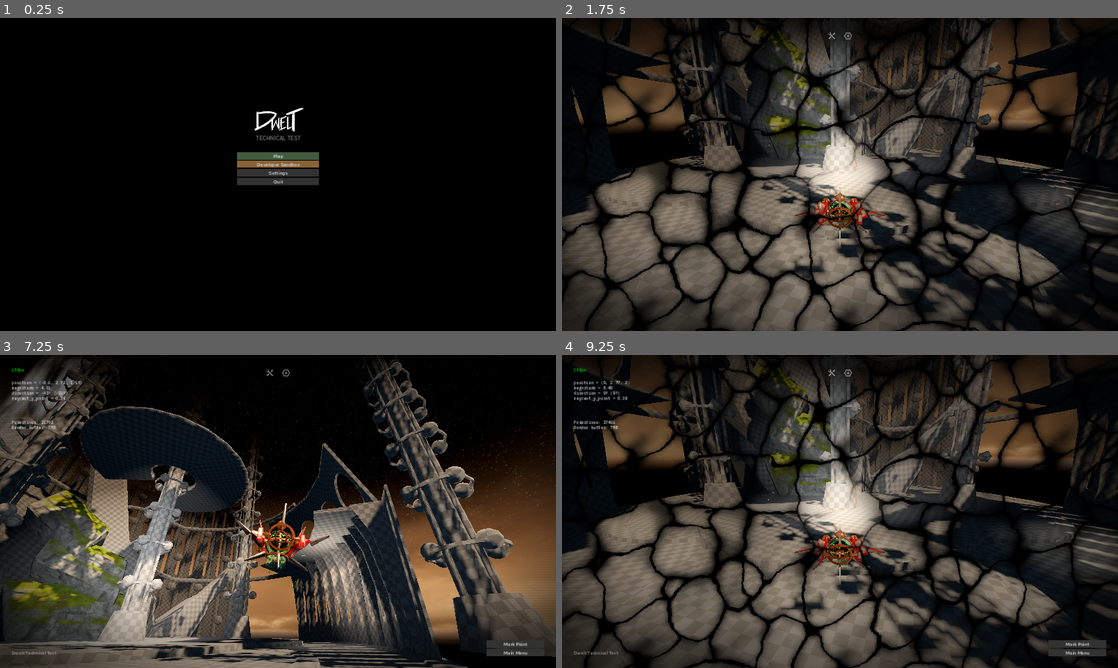
Above: before the commit, frames 1-4 (two rows, left to right).
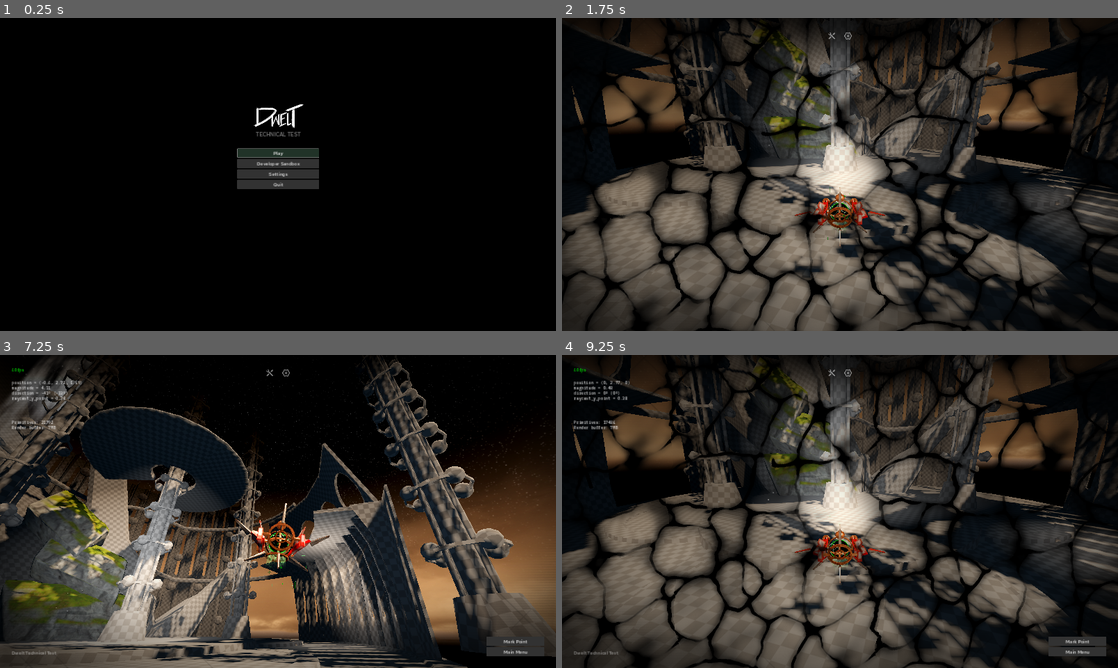
Above: after the commit, the same moments.

Repository: slyllama/dwelt-learn
Game: Godot game, scene res://lib/loading/loading.tscn
Two runs of this game, one before a commit and one after it. Both use one fixed random seed, a clock stepped at 60 frames per second and the inputs below.
Inputs (mouse positions are in pixels of both pictures, inside the frame that each line leads up to):
- Up to frame 1 (0.25 s): no input
- Up to frame 2 (1.75 s): click "Play" at 0.5 s; click (834, 36) at 1.25 s
- Up to frame 3 (7.25 s): tap Enter at 2 s; move the mouse to (400, 495) at 2.02 s; press the mouse at (400, 495) at 2.03 s; hold D (strafe_right) 2.03-2.75 s; release the mouse at (400, 495) at 2.75 s; drag from (166, 527) to (250, 574) at 2.77 s; move the mouse to (333, 442) at 3.52 s; hold D (strafe_right) 3.53-4.25 s; hold Right mouse button (right_click) 3.53-4.25 s; click (333, 442) at 3.67 s; drag from (250, 574) to (111, 464) at 4.27 s; move the mouse to (444, 558) at 5.02 s; hold A (strafe_left) 5.03-5.75 s; tap Mouse wheel down (zoom_out) at 5.1 s; click (444, 558) at 5.17 s; tap F3 (debug_action) at 5.65 s; drag from (111, 464) to (194, 433) at 5.77 s; move the mouse to (305, 511) at 6.52 s; hold S (move_back) from 6.53 s (still down); tap F (interact) at 6.6 s; click (305, 511) at 6.67 s; tap F2 (toggle_debug) at 7.15 s
- Up to frame 4 (9.25 s): release S (move_back) at 7.25 s; click "Main Menu" at 7.25 s; click "Play" at 8 s; click "Mark Point" at 8.75 s

The runs differ from the first frame. In frame 1, 1.7% of the frame differs, in the area x 42-58%, y 27-55%; in frame 2, 1.2%; in frame 3, 0.1%; in frame 4, 1.6%.

Commit message:
Fixes from UI changes

Diff:
--- a/generic/debug_theme.tres
+++ b/generic/debug_theme.tres
@@ -3,7 +3,14 @@
 [ext_resource type="FontFile" uid="uid://b1v28gy50d86f" path="res://generic/fonts/red_hat.ttf" id="1_4xjey"]
 
 [sub_resource type="StyleBoxFlat" id="StyleBoxFlat_7bfjb"]
-bg_color = Color(0.26235, 0.353909, 0.254445, 1)
+content_margin_top = 4.0
+content_margin_bottom = 4.0
+bg_color = Color(0.13, 0.2, 0.158, 1)
+border_width_left = 1
+border_width_top = 1
+border_width_right = 1
+border_width_bottom = 1
+border_color = Color(0.533037, 0.533037, 0.533036, 1)
 corner_radius_top_left = 2
 corner_radius_top_right = 2
 corner_radius_bottom_right = 2
@@ -11,9 +18,9 @@
 
 [sub_resource type="StyleBoxFlat" id="StyleBoxFlat_78c76"]
 content_margin_left = 5.0
-content_margin_top = 1.0
+content_margin_top = 4.0
 content_margin_right = 5.0
-content_margin_bottom = 1.0
+content_margin_bottom = 4.0
 bg_color = Color(0.0807833, 0.0807833, 0.0807833, 1)
 corner_radius_top_left = 2
 corner_radius_top_right = 2
@@ -22,9 +29,9 @@
 
 [sub_resource type="StyleBoxFlat" id="StyleBoxFlat_um4et"]
 content_margin_left = 5.0
-content_margin_top = 1.0
+content_margin_top = 4.0
 content_margin_right = 5.0
-content_margin_bottom = 1.0
+content_margin_bottom = 4.0
 bg_color = Color(0.195887, 0.195887, 0.195887, 1)
 corner_radius_top_left = 2
 corner_radius_top_right = 2
--- a/lib/loading/loading.tscn
+++ b/lib/loading/loading.tscn
@@ -33,9 +33,6 @@
 bg_color = Color(0, 0, 0, 0)
 
 [sub_resource type="StyleBoxEmpty" id="StyleBoxEmpty_ujdx1"]
-
-[sub_resource type="StyleBoxFlat" id="StyleBoxFlat_aoypb"]
-bg_color = Color(0.542596, 0.386598, 0.210422, 1)
 
 [node name="Loading" type="CanvasLayer"]
 script = ExtResource("1_dy6oh")
@@ -163,7 +160,6 @@
 [node name="SandboxButton" type="Button" parent="LoadPanel/VBox"]
 layout_mode = 2
 theme = ExtResource("2_rl4eh")
-theme_override_styles/normal = SubResource("StyleBoxFlat_aoypb")
 text = "Developer Sandbox"
 
 [node name="Settings" type="Button" parent="LoadPanel/VBox"]
--- a/lib/ui/settings/settings.tscn
+++ b/lib/ui/settings/settings.tscn
@@ -71,10 +71,10 @@
 offset_bottom = -37.0
 grow_horizontal = 2
 grow_vertical = 2
-mouse_filter = 0
 theme_override_styles/panel = SubResource("StyleBoxFlat_yc4ml")
 follow_focus = true
 horizontal_scroll_mode = 0
+vertical_scroll_mode = 3
 
 [node name="VBox" type="VBoxContainer" parent="Control/Panel"]
 layout_mode = 2
@@ -90,7 +90,7 @@
 theme_override_font_sizes/normal_font_size = 18
 theme_override_styles/normal = SubResource("StyleBoxFlat_kvdqb")
 bbcode_enabled = true
-text = "[center]GRAPHICS[/center]"
+text = "[center]SETTINGS[/center]"
 fit_content = true
 
 [node name="LargerUI" parent="Control/Panel/VBox" instance=ExtResource("5_duwqu")]
@@ -118,18 +118,6 @@
 setting_id = "fancy_particles"
 setting_title = "Fancy Particles"
 
-[node name="Sound" type="RichTextLabel" parent="Control/Panel/VBox"]
-layout_mode = 2
-size_flags_horizontal = 3
-mouse_filter = 1
-theme = ExtResource("2_r1d7p")
-theme_override_constants/line_separation = -5
-theme_override_font_sizes/normal_font_size = 18
-theme_override_styles/normal = SubResource("StyleBoxFlat_kvdqb")
-bbcode_enabled = true
-text = "[center]SOUND[/center]"
-fit_content = true
-
 [node name="VolumeControl" parent="Control/Panel/VBox" instance=ExtResource("6_y64kv")]
 layout_mode = 2
 setting_id = "volume"
@@ -137,18 +125,6 @@
 output_as_percentage = true
 max_value = 1.0
 step = 0.02
-
-[node name="Input" type="RichTextLabel" parent="Control/Panel/VBox"]
-layout_mode = 2
-size_flags_horizontal = 3
-mouse_filter = 1
-theme = ExtResource("2_r1d7p")
-theme_override_constants/line_separation = -5
-theme_override_font_sizes/normal_font_size = 18
-theme_override_styles/normal = SubResource("StyleBoxFlat_kvdqb")
-bbcode_enabled = true
-text = "[center]INPUT[/center]"
-fit_content = true
 
 [node name="FOVControl" parent="Control/Panel/VBox" instance=ExtResource("6_y64kv")]
 layout_mode = 2
@@ -185,10 +161,10 @@
 anchors_preset = 1
 anchor_left = 1.0
 anchor_right = 1.0
-offset_left = -42.0
+offset_left = -50.0
 offset_top = 20.0
 offset_right = -20.0
-offset_bottom = 44.0
+offset_bottom = 50.0
 grow_horizontal = 0
 size_flags_vertical = 10
 mouse_filter = 1
--- a/lib/world_loader/world_loader.gd
+++ b/lib/world_loader/world_loader.gd
@@ -15,23 +15,26 @@
 	match get_setting_id:
 		"fov": %Player/CamPivot/CamArm/Camera.fov = Global.settings.fov
 		"camera_sens": %Player/CamPivot.camera_sensitivity = Global.settings.camera_sens
-		"volume":
-			# Don't apply volume on first run, because we are fading it in below
-			if first_settings_run == true: Utilities.set_master_vol(Global.settings.volume)
 		"spot_shadows":
 			for child in Utilities.get_all_children(get_tree().root):
 				if child in exclude_from_shadow: return
 				if child is SpotLight3D or child is OmniLight3D:
 					child.shadow_enabled = Global.settings.spot_shadows
 		"vol_fog": $Sky.get_environment().volumetric_fog_enabled = Global.settings.vol_fog
-		"full_screen":
-			if first_settings_run == true: Utilities.toggle_full_screen()
+
+	# The following are only applied after the first run
+	if first_settings_run == true:
+		match get_setting_id:
+			"full_screen": Utilities.toggle_full_screen()
+			"volume": Utilities.set_master_vol(Global.settings.volume)
+			"larger_ui":
+				if Global.settings.larger_ui == true: get_window().content_scale_factor = 1.3
+				else: get_window().content_scale_factor = 1.0
 	Utilities.save_settings()
 
 func _ready():
 	Global.setting_changed.connect(_setting_changed)
 	for setting in Global.settings: Global.setting_changed.emit(setting)
-	$HUD/Settings/Control/Panel/VBox/LargerUI.visible = false
 
 	# Fade in all sound if the game wasn't already muted
 	Utilities.set_master_vol(0.0)
--- a/maps/sandbox/sandbox.tscn
+++ b/maps/sandbox/sandbox.tscn
@@ -144,6 +144,6 @@
 dialogue_data = Array[String](["HELLO!?"])
 
 [node name="LegTest" parent="." instance=ExtResource("12_l4442")]
-transform = Transform3D(1, 0, 0, 0, 1, 0, 0, 0, 1, -20, 14, -20)
+transform = Transform3D(1, 0, 0, 0, 1, 0, 0, 0, 1, -20, 18.3133, -20)
 
 [connection signal="activated" from="LaserDetector" to="." method="_on_laser_detector_activated"]
Binary file changed: generic/tex/shader_tex/laser.jpeg
Not shown: 1 places in lib/loading/loading.tscn that only renumber resources
